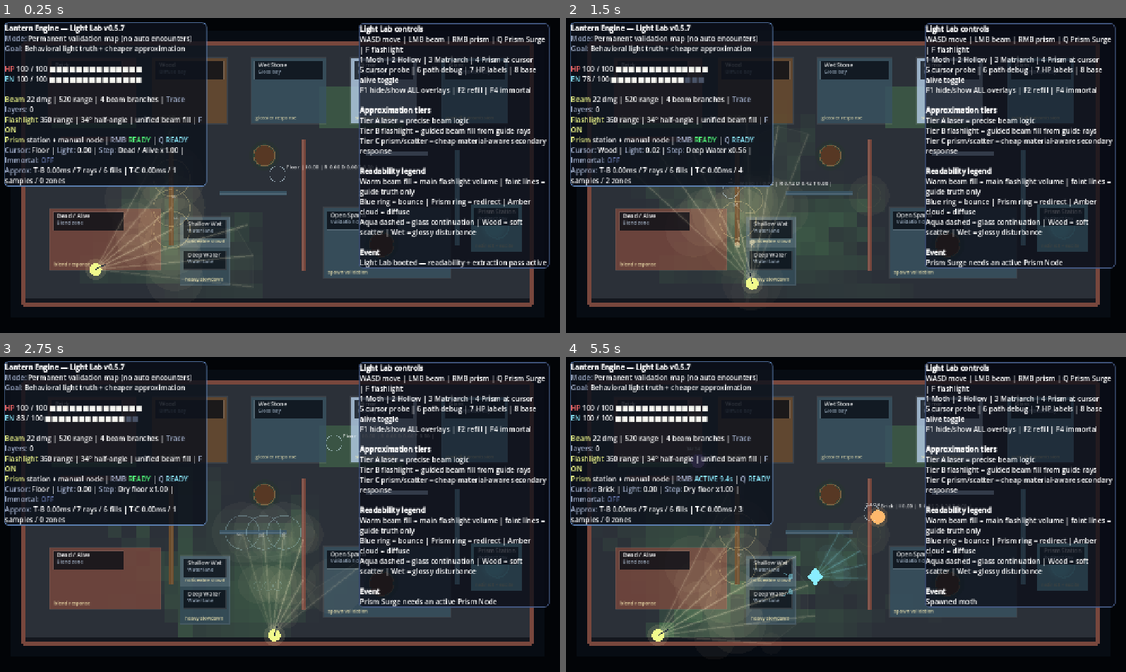
Above: before the commit, frames 1-4 (two rows, left to right).
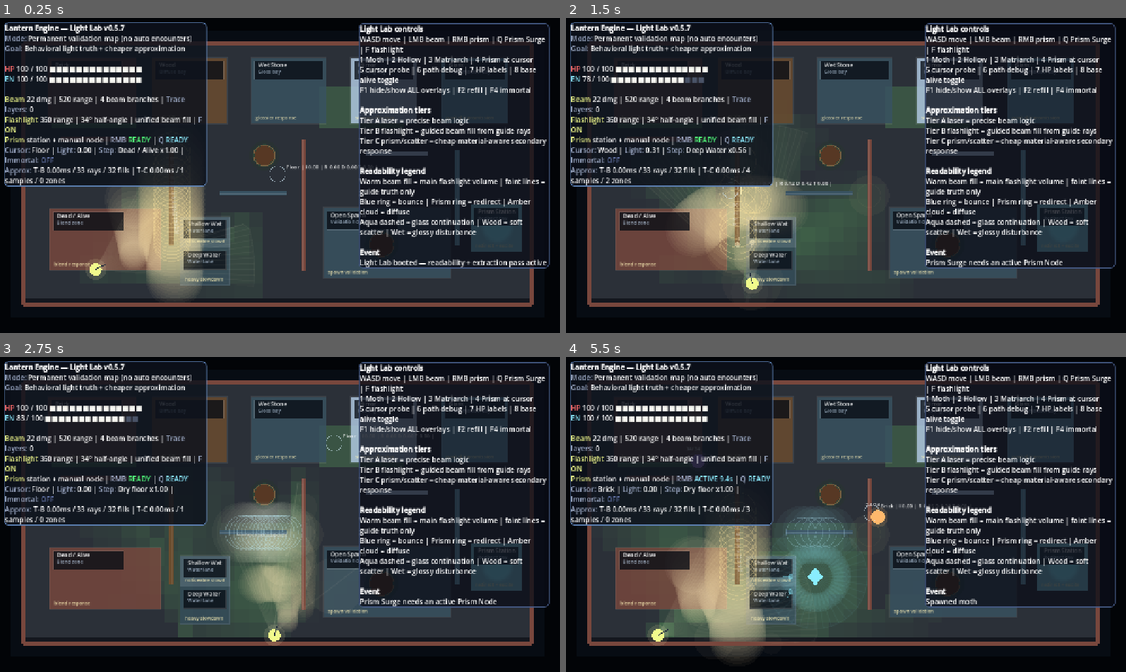
Above: after the commit, the same moments.

Repository: Nopppa/lantern-engine
Game: Godot game, scene res://scenes/main.tscn
Two runs of this game, one before a commit and one after it. Both use one fixed random seed, a clock stepped at 60 frames per second and the inputs below.
Inputs (mouse positions are in pixels of both pictures, inside the frame that each line leads up to):
- Up to frame 1 (0.25 s): no input
- Up to frame 2 (1.5 s): tap Enter (ui_accept) at 0.5, 0.77 s; move the mouse to (969, 159) at 0.52 s; hold D (move_right) 0.53-1.28 s; click (969, 159) at 0.6 s; move the mouse to (728, 191) at 1.27 s; hold S (move_down) from 1.28 s (still down); tap Q (cast_prism_surge) at 1.35 s
- Up to frame 3 (2.75 s): tap Enter (ui_accept) at 1.52, 2 s; move the mouse to (336, 442) at 2.02 s; release S (move_down) at 2.03 s; hold D (move_right) from 2.03 s (still down); tap E (interact) at 2.1 s
- Up to frame 4 (5.5 s): move the mouse to (818, 577) at 2.77 s; release D (move_right) at 2.78 s; hold R (grant_upgrade) 2.78-3.53 s; right-click (818, 577) at 2.85 s; tap Enter (ui_accept) at 3.02, 3.77, 4.52 s; move the mouse to (1014, 561) at 3.52 s; hold A (move_left) 3.53-5.03 s; tap Q (quick_refill) at 3.6 s; move the mouse to (672, 464) at 4.27 s; tap 2 (spawn_hollow) at 4.35 s; move the mouse to (874, 514) at 5.02 s; hold S (move_down) from 5.03 s (still down); tap 1 (spawn_moth) at 5.1 s

The runs differ from the first frame. In frame 1, 4.7% of the frame differs, in the area x 13-46%, y 47-90%; in frame 2, 4.0%; in frame 3, 4.3%; in frame 4, 8.3%, in the area x 13-54%, y 47-97%.

Commit message:
fix: prism 360° radial emission + flashlight smooth volumetric rendering
Prism:
- Removed cursor-aimed directional emission from prism
- Prism now emits evenly in all directions (360° radial sweep)
- Added radial_emission flag to _build_source_trace
- New _build_radial_fills creates closed polygon from radial frontier
- Prism direction changed from lab.facing to Vector2.RIGHT (neutral)
- Removed prism_preview_dir line in run_scene drawing
- Increased prism ray count: 6→32 (run_scene), guide_rays: 0→40 (config)

Flashlight:
- Primary physics rays marked visible=false (invisible sampling)
- Only secondary/interaction rays (scatter, reflect, transmit) remain visible
- Filled light polygon rendered from dense frontier sampling
- Increased guide_rays: 7→33 for smooth boundary resolution
- Reduced envelope_smoothing: 0.44→0.18 for tighter boundary fidelity
- run_scene flashlight guide_count: 9→25

Shared:
- All material interactions preserved (brick/wood/wet/mirror/glass/water)
- Same LightResponseModel + LightSurfaceResolver tracing logic
- Same reflection/absorption/diffusion/transmission pipeline
- Laser beam system completely unchanged

Diff:
--- a/scripts/gameplay/flashlight_visuals.gd
+++ b/scripts/gameplay/flashlight_visuals.gd
@@ -20,7 +20,8 @@
 		"edge_intensity": 0.42,
 		"use_frontier_smoothing": true,
 		"previous_frontier": lab.approx_flashlight_frontier,
-		"source_anchor": lab.player_pos
+		"source_anchor": lab.player_pos,
+		"radial_emission": false
 	})
 
 static func build_prism_visual_trace(lab, source_origin: Vector2, source_direction: Vector2, previous_frontier: Dictionary = {}) -> Dictionary:
@@ -29,21 +30,22 @@
 		"origin": source_origin,
 		"direction": source_direction,
 		"range": 118.0,
-		"half_angle_deg": 32.0,
-		"guide_rays": 5,
+		"guide_rays": int(LightApproximation.config_for_source("prism").get("guide_rays", 40)),
 		"center_intensity": 0.78,
-		"edge_intensity": 0.54,
+		"edge_intensity": 0.78,
 		"use_frontier_smoothing": false,
 		"previous_frontier": previous_frontier,
-		"source_anchor": source_origin
+		"source_anchor": source_origin,
+		"radial_emission": true
 	})
 
 static func _build_source_trace(lab, options: Dictionary) -> Dictionary:
 	var source_type := String(options.get("source_type", "flashlight"))
 	var config := LightApproximation.config_for_source(source_type)
-	var ray_count: int = int(options.get("guide_rays", int(config.get("guide_rays", 9))))
+	var ray_count: int = max(1, int(options.get("guide_rays", int(config.get("guide_rays", 9)))))
 	var previous_frontier: Dictionary = options.get("previous_frontier", {})
 	var max_bounces: int = 1
+	var radial_emission: bool = bool(options.get("radial_emission", false))
 	var segments: Array = []
 	var zones: Array = []
 	var fills: Array = []
@@ -57,12 +59,17 @@
 	var center_intensity: float = float(options.get("center_intensity", 0.96))
 	var edge_intensity: float = float(options.get("edge_intensity", 0.42))
 	for i in range(ray_count):
-		var t: float = 0.5 if ray_count <= 1 else float(i) / float(ray_count - 1)
-		var angle: float = lerpf(base_angle - cone_angle, base_angle + cone_angle, t)
-		var edge_ratio: float = absf(t * 2.0 - 1.0)
+		var t: float = 0.0 if radial_emission and ray_count <= 0 else (0.5 if ray_count <= 1 else float(i) / float(ray_count - 1))
+		var angle: float = 0.0
+		var edge_ratio: float = 0.0
+		if radial_emission:
+			angle = base_angle + TAU * float(i) / float(ray_count)
+		else:
+			angle = lerpf(base_angle - cone_angle, base_angle + cone_angle, t)
+			edge_ratio = absf(t * 2.0 - 1.0)
 		var origin: Vector2 = trace_origin
 		var direction: Vector2 = Vector2.RIGHT.rotated(angle)
-		var intensity: float = lerpf(edge_intensity, center_intensity, pow(1.0 - edge_ratio, 1.18))
+		var intensity: float = center_intensity if radial_emission else lerpf(edge_intensity, center_intensity, pow(1.0 - edge_ratio, 1.18))
 		var remaining: float = float(options.get("range", lab.flashlight_range))
 		var bounce_index: int = 0
 		var frontier_point: Vector2 = origin + direction * min(remaining, 48.0)
@@ -79,7 +86,8 @@
 					"material_id": "open",
 					"bounce_index": bounce_index,
 					"sample": t,
-					"source_type": source_type
+					"source_type": source_type,
+					"visible": false
 				})
 				frontier_point = end_point
 				if _crosses_material_patch(lab, origin, end_point, "wood"):
@@ -104,7 +112,8 @@
 				"material_id": String(hit.get("material_id", "brick")),
 				"bounce_index": bounce_index,
 				"sample": t,
-				"source_type": source_type
+				"source_type": source_type,
+				"visible": false
 			})
 			debug_points.append({
 				"point": hit_point,
@@ -149,7 +158,8 @@
 						"material_id": material_id,
 						"bounce_index": bounce_index + 1,
 						"sample": t,
-						"source_type": source_type
+						"source_type": source_type,
+						"visible": true
 					})
 			elif material_id == "wet":
 				var wet_segment := LightSurfaceResolver._clip_secondary_branch(lab, hit_point, Vector2(response["reflect_dir"]), remaining * 0.20, material_id, false)
@@ -162,7 +172,8 @@
 						"material_id": material_id,
 						"bounce_index": bounce_index + 1,
 						"sample": t,
-						"source_type": source_type
+						"source_type": source_type,
+						"visible": true
 					})
 			elif material_id == "mirror":
 				var mirror_segment := LightSurfaceResolver._clip_secondary_branch(lab, hit_point, Vector2(response["reflect_dir"]), remaining * 0.26, material_id, false)
@@ -175,7 +186,8 @@
 						"material_id": material_id,
 						"bounce_index": bounce_index + 1,
 						"sample": t,
-						"source_type": source_type
+						"source_type": source_type,
+						"visible": true
 					})
 			var continued: bool = false
 			if float(response["transmission"]) * intensity > float(response["branch_min"]):
@@ -190,7 +202,8 @@
 						"bounce_index": bounce_index,
 						"sample": t,
 						"blocked": transmit_segment.get("blocked", false),
-						"source_type": source_type
+						"source_type": source_type,
+						"visible": true
 					})
 				direction = Vector2(response["transmit_dir"]).normalized()
 				origin = hit_point + direction * lab.BEAM_OFFSET
@@ -207,9 +220,9 @@
 			if not continued:
 				break
 		primary_frontier.append(frontier_point)
-	if bool(options.get("use_frontier_smoothing", true)):
+	if bool(options.get("use_frontier_smoothing", true)) and not radial_emission:
 		primary_frontier = LightStability.smooth_frontier(source_anchor, primary_frontier, previous_frontier, float(config.get("envelope_smoothing", 0.35)))
-	fills = _build_beam_fills(source_anchor, primary_frontier, config)
+	fills = _build_light_fills(source_anchor, primary_frontier, config, radial_emission)
 	var new_frontier: Dictionary = {}
 	for i in range(primary_frontier.size()):
 		new_frontier[LightStability.stable_frontier_key(Vector2(primary_frontier[i]), i)] = primary_frontier[i]
@@ -225,6 +238,11 @@
 		},
 		"frontier": new_frontier
 	}
+
+static func _build_light_fills(origin: Vector2, frontier: Array, config: Dictionary, radial_emission: bool) -> Array:
+	if radial_emission:
+		return _build_radial_fills(origin, frontier, config)
+	return _build_beam_fills(origin, frontier, config)
 
 static func _build_beam_fills(origin: Vector2, frontier: Array, config: Dictionary) -> Array:
 	if frontier.size() < 2:
@@ -247,6 +265,20 @@
 		})
 	return fills
 
+static func _build_radial_fills(origin: Vector2, frontier: Array, config: Dictionary) -> Array:
+	if frontier.size() < 3:
+		return []
+	var fills: Array = []
+	for i in range(frontier.size()):
+		var a: Vector2 = frontier[i]
+		var b: Vector2 = frontier[(i + 1) % frontier.size()]
+		var span_strength := clampf(1.0 - absf(a.distance_to(origin) - b.distance_to(origin)) / 120.0, 0.58, 1.0)
+		fills.append({
+			"points": PackedVector2Array([origin, a, b]),
+			"strength": span_strength
+		})
+	return fills
+
 static func _crosses_material_patch(lab, a: Vector2, b: Vector2, material_id: String) -> bool:
 	for patch: Dictionary in lab.surface_patches:
 		if String(patch.get("material_id", "")) != material_id:
--- a/scripts/gameplay/light_approximation.gd
+++ b/scripts/gameplay/light_approximation.gd
@@ -23,15 +23,15 @@
 		"label": "Guided approximation",
 		"update_interval": 0.10,
 		"sample_budget": 8,
-		"guide_rays": 7,
-		"envelope_smoothing": 0.44
+		"guide_rays": 33,
+		"envelope_smoothing": 0.18
 	},
 	TIER_SECONDARY: {
 		"label": "Cheap secondary response",
 		"update_interval": 0.16,
-		"sample_budget": 5,
-		"guide_rays": 0,
-		"envelope_smoothing": 0.28
+		"sample_budget": 8,
+		"guide_rays": 40,
+		"envelope_smoothing": 0.18
 	}
 }
 
--- a/scripts/gameplay/light_surface_resolver.gd
+++ b/scripts/gameplay/light_surface_resolver.gd
@@ -142,7 +142,7 @@
 		sources.append({
 			"source_type": "prism",
 			"origin": lab.prism_node.position,
-			"direction": lab.facing,
+			"direction": Vector2.RIGHT,
 			"range": 88.0,
 			"half_angle": 180.0,
 			"intensity": 0.50
--- a/scripts/light_lab_scene.gd
+++ b/scripts/light_lab_scene.gd
@@ -166,7 +166,7 @@
 		prism_visual_debug_points = []
 		prism_visual_fills = []
 		if prism_node:
-			var prism_vis := FlashlightVisuals.build_prism_visual_trace(self, prism_node.position, facing, approx_prism_frontiers.get("manual", {}))
+			var prism_vis := FlashlightVisuals.build_prism_visual_trace(self, prism_node.position, Vector2.RIGHT, approx_prism_frontiers.get("manual", {}))
 			prism_visual_segments.append_array(prism_vis.get("segments", []))
 			prism_visual_zones.append_array(prism_vis.get("zones", []))
 			prism_visual_debug_points.append_array(prism_vis.get("debug_points", []))
@@ -568,10 +568,12 @@
 		if kind != "block":
 			draw_arc(zone["pos"], float(zone["radius"]) * 0.56, 0.0, TAU, 20, Color(zone_color.r, zone_color.g, zone_color.b, 0.22 + 0.18 * float(zone["strength"])), 1.8)
 	for segment: Dictionary in flashlight_visual_segments:
+		var kind := String(segment.get("kind", "primary"))
+		if kind == "primary" and not bool(segment.get("visible", true)):
+			continue
 		var a: Vector2 = segment["a"]
 		var b: Vector2 = segment["b"]
 		var intensity: float = float(segment["intensity"])
-		var kind := String(segment.get("kind", "primary"))
 		var material_id := String(segment.get("material_id", "open"))
 		var tint := Color(1.0, 0.95, 0.78, 1.0)
 		var width := 4.0
@@ -628,10 +630,12 @@
 		if kind != "block":
 			draw_arc(zone["pos"], float(zone["radius"]) * 0.56, 0.0, TAU, 20, Color(zone_color.r, zone_color.g, zone_color.b, 0.18 + 0.14 * float(zone["strength"])), 1.6)
 	for segment: Dictionary in prism_visual_segments:
+		var kind := String(segment.get("kind", "primary"))
+		if kind == "primary" and not bool(segment.get("visible", true)):
+			continue
 		var a: Vector2 = segment["a"]
 		var b: Vector2 = segment["b"]
 		var intensity: float = float(segment["intensity"])
-		var kind := String(segment.get("kind", "primary"))
 		var material_id := String(segment.get("material_id", "open"))
 		var tint := Color(PRISM_COLOR.r, PRISM_COLOR.g, PRISM_COLOR.b, 1.0)
 		var width := 3.6
--- a/scripts/run_scene.gd
+++ b/scripts/run_scene.gd
@@ -506,7 +506,7 @@
 	flashlight_visual_fill.clear()
 	prism_light_traces.clear()
 	if flashlight_on:
-		var guide_count := 9
+		var guide_count := 25
 		var base_angle := facing.angle()
 		var cone_angle := deg_to_rad(flashlight_half_angle)
 		var frontier: Array = []
@@ -520,7 +520,7 @@
 		for i in range(frontier.size() - 1):
 			flashlight_visual_fill.append(PackedVector2Array([player_pos, frontier[i], frontier[i + 1]]))
 	if prism_node:
-		var prism_rays := 6
+		var prism_rays := 32
 		for i in range(prism_rays):
 			var angle := TAU * float(i) / float(prism_rays)
 			var trace := _trace_bounced_light_path(prism_node.position, Vector2.RIGHT.rotated(angle), 128.0, 1)
@@ -586,32 +586,16 @@
 		draw_arc(prism_node.position, 18.0, 0.0, TAU, 32, Color(1.0, 1.0, 1.0, 0.45), 1.5)
 		draw_line(prism_node.position + Vector2(-24, 0), prism_node.position + Vector2(24, 0), Color(1.0, 1.0, 1.0, 0.16), 2.0)
 		draw_line(prism_node.position + Vector2(0, -24), prism_node.position + Vector2(0, 24), Color(1.0, 1.0, 1.0, 0.16), 2.0)
-		var prism_preview_dir := _redirected_prism_direction(facing)
 		draw_circle(prism_node.position, current_prism_radius(), Color(PRISM_COLOR.r, PRISM_COLOR.g, PRISM_COLOR.b, 0.08))
 		draw_circle(prism_node.position, prism_surge_radius, Color(0.62, 0.94, 1.0, 0.035 if prism_surge_timer <= 0.0 else 0.02))
-		draw_line(prism_node.position, prism_node.position + prism_preview_dir * 46.0, Color(PRISM_COLOR.r, PRISM_COLOR.g, PRISM_COLOR.b, 0.4), 2.0)
 	if flashlight_on:
 		for tri: PackedVector2Array in flashlight_visual_fill:
 			draw_colored_polygon(tri, Color(1.0, 0.96, 0.72, 0.024))
 			draw_polyline(tri, Color(1.0, 0.98, 0.84, 0.048), 1.2, true)
-		for trace: Dictionary in flashlight_visual_traces:
-			for segment: Array in trace.get("segments", []):
-				var a: Vector2 = segment[0]
-				var b: Vector2 = segment[1]
-				draw_line(a, b, Color(1.0, 0.94, 0.72, 0.028), 18.0)
-				draw_line(a, b, Color(1.0, 0.97, 0.82, 0.055), 8.0)
-				draw_line(a, b, Color(1.0, 0.98, 0.88, 0.12), 2.2)
-				if b != trace.get("frontier"):
-					draw_circle(b, 10.0, Color(0.72, 0.96, 1.0, 0.10))
+		# Flashlight physics rays are now invisible - only the filled volume above is visible
 	if prism_node:
-		for trace: Dictionary in prism_light_traces:
-			for segment: Array in trace.get("segments", []):
-				var pa: Vector2 = segment[0]
-				var pb: Vector2 = segment[1]
-				draw_line(pa, pb, Color(PRISM_COLOR.r, PRISM_COLOR.g, PRISM_COLOR.b, 0.05), 12.0)
-				draw_line(pa, pb, Color(PRISM_COLOR.r, PRISM_COLOR.g, PRISM_COLOR.b, 0.13), 3.0)
-				if pb != trace.get("frontier"):
-					draw_circle(pb, 8.0, Color(0.72, 0.96, 1.0, 0.18))
+		# Prism physics rays are now invisible - rendering moved to filled radial volumes
+		pass
 
 	for projectile: Dictionary in boss_projectiles:
 		var projectile_pos: Vector2 = projectile["pos"]
